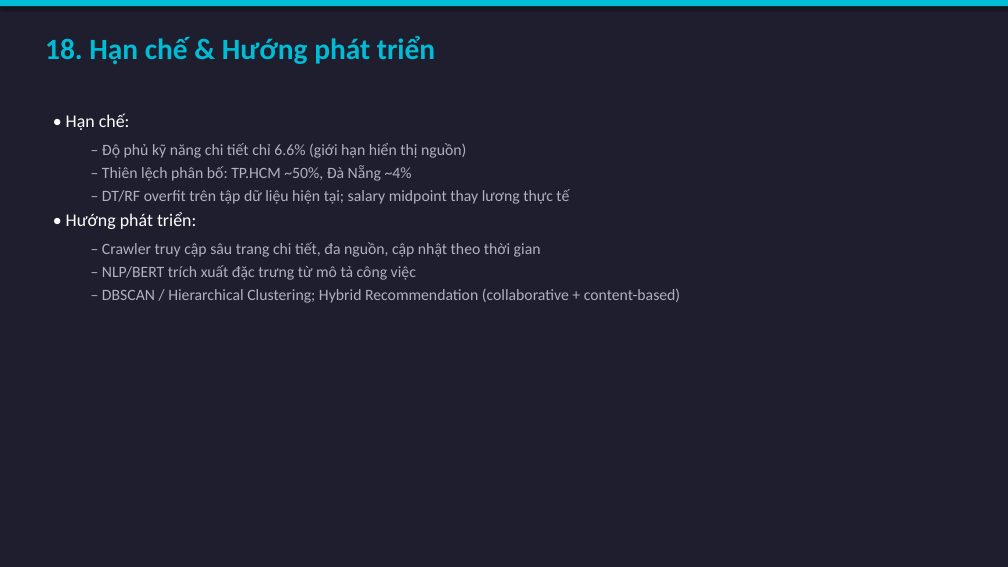
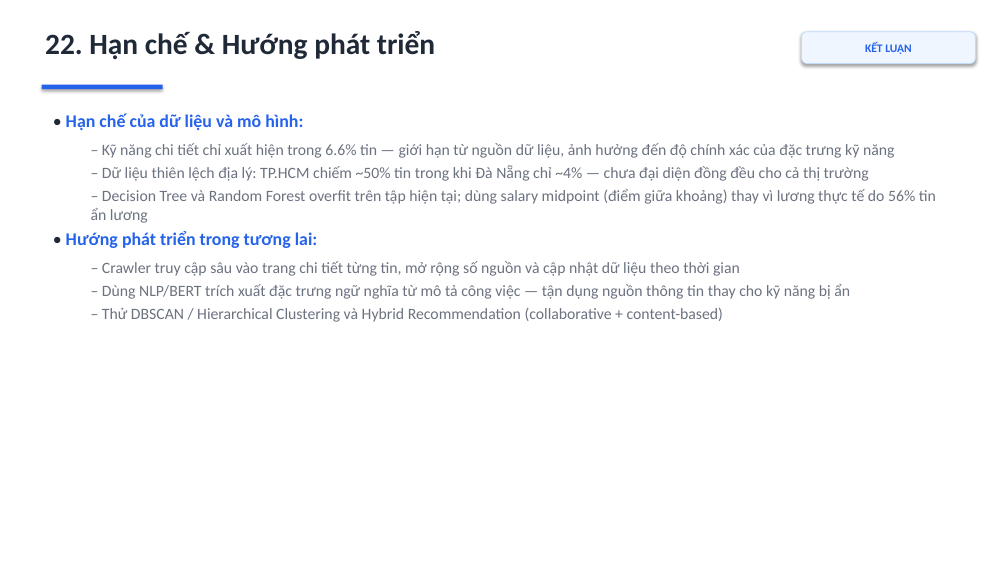
Before and after one commit to ThuyLoiLerning/KhoaHocDuLieu, a slide deck: slide 22 of reports/slides/TrinhBay_ChuyenDe4.pptx (slide 19 before the commit). Drawn at 1008x567 pixels with LibreOffice and Linux fonts; fonts in the diff are those of the drawing. Boxes give left, top, right and bottom in pixels: in the first picture for what was removed or moved away, otherwise in the second. Text is boxed around its words. In the diff, an @@ line names an element or a change of style, - is before the commit and + after.

```diff
--- a/reports/slides/TrinhBay_ChuyenDe4.pptx
+++ b/reports/slides/TrinhBay_ChuyenDe4.pptx
@@ background #1E1E2E to #FFFFFF @@
@@ rectangle removed at (0,0,1008,6) @@
@@ text at (45,31,435,59): text changed; text colour #00BCD4 to #1F2937 @@
-18. Hạn chế & Hướng phát triển
+22. Hạn chế & Hướng phát triển
@@ rounded rectangle added at (802,32,975,64), fill #EFF6FF, outline #BFDBFE 0.75 pt, 11 pt, text #2563EB, bold @@
+KẾT LUẬN
@@ rectangle added at (42,85,163,89), fill #2563EB @@
@@ text at (66,113,936,322): text changed; text colour #B0B0C0 to #6B7280 @@
-• Hạn chế:
-  – Độ phủ kỹ năng chi tiết chỉ 6.6% (giới hạn hiển thị nguồn)
-  – Thiên lệch phân bố: TP.HCM ~50%, Đà Nẵng ~4%
-  – DT/RF overfit trên tập dữ liệu hiện tại; salary midpoint thay lương thực tế
-• Hướng phát triển:
-  – Crawler truy cập sâu trang chi tiết, đa nguồn, cập nhật theo thời gian
-  – NLP/BERT trích xuất đặc trưng từ mô tả công việc
-  – DBSCAN / Hierarchical Clustering; Hybrid Recommendation (collaborative + content-based)
+• Hạn chế của dữ liệu và mô hình:
+  – Kỹ năng chi tiết chỉ xuất hiện trong 6.6% tin — giới hạn từ nguồn dữ liệu, ảnh hưởng đến độ chính xác của đặc trưng kỹ năng
+  – Dữ liệu thiên lệch địa lý: TP.HCM chiếm ~50% tin trong khi Đà Nẵng chỉ ~4% — chưa đại diện đồng đều cho cả thị trường
+  – Decision Tree và Random Forest overfit trên tập hiện tại; dùng salary midpoint (điểm giữa khoảng) thay vì lương thực tế do 56% tin ẩn lương
+• Hướng phát triển trong tương lai:
+  – Crawler truy cập sâu vào trang chi tiết từng tin, mở rộng số nguồn và cập nhật dữ liệu theo thời gian
+  – Dùng NLP/BERT trích xuất đặc trưng ngữ nghĩa từ mô tả công việc — tận dụng nguồn thông tin thay cho kỹ năng bị ẩn
+  – Thử DBSCAN / Hierarchical Clustering và Hybrid Recommendation (collaborative + content-based)
```
Also in this commit, not shown: 14 other slides changed, 8 slides added, 5 slides removed, 10 other files.
